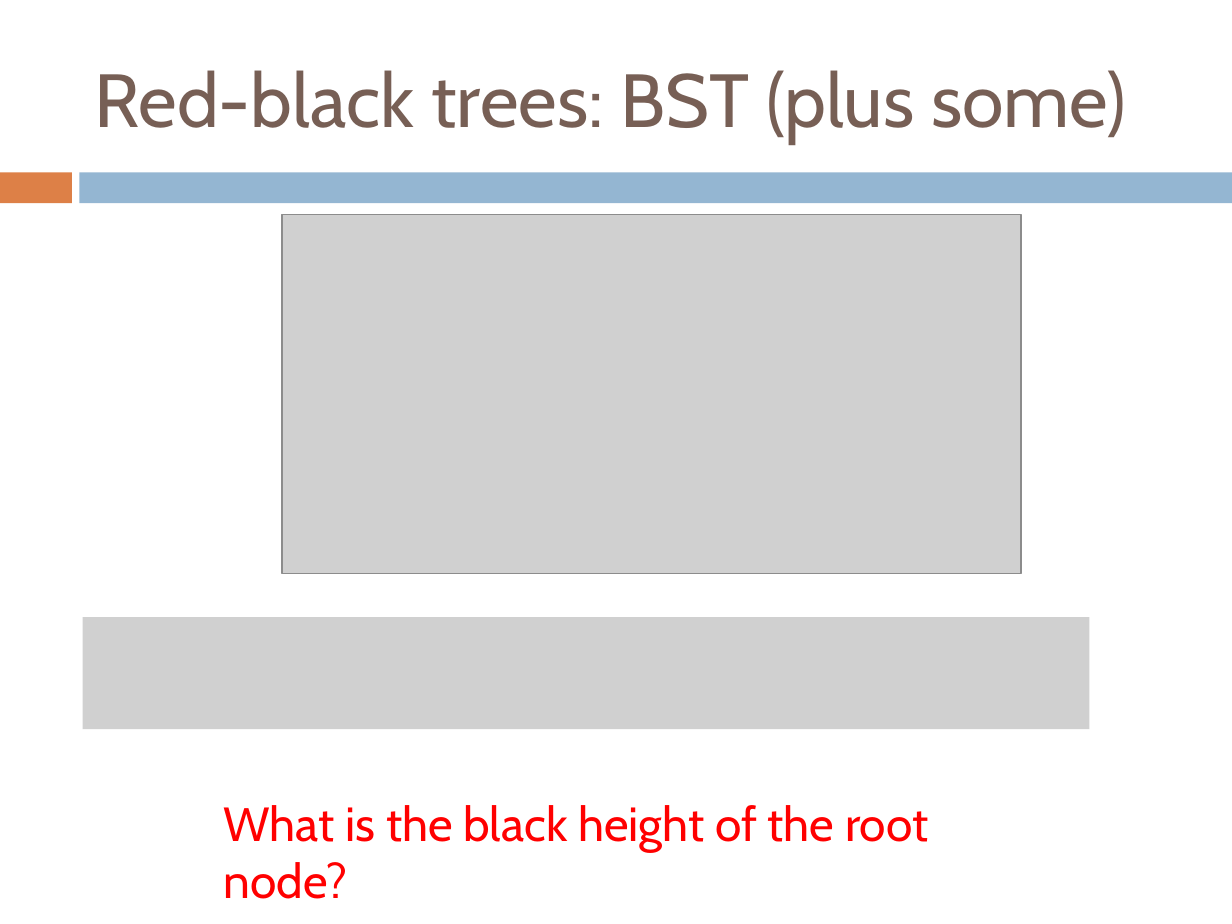
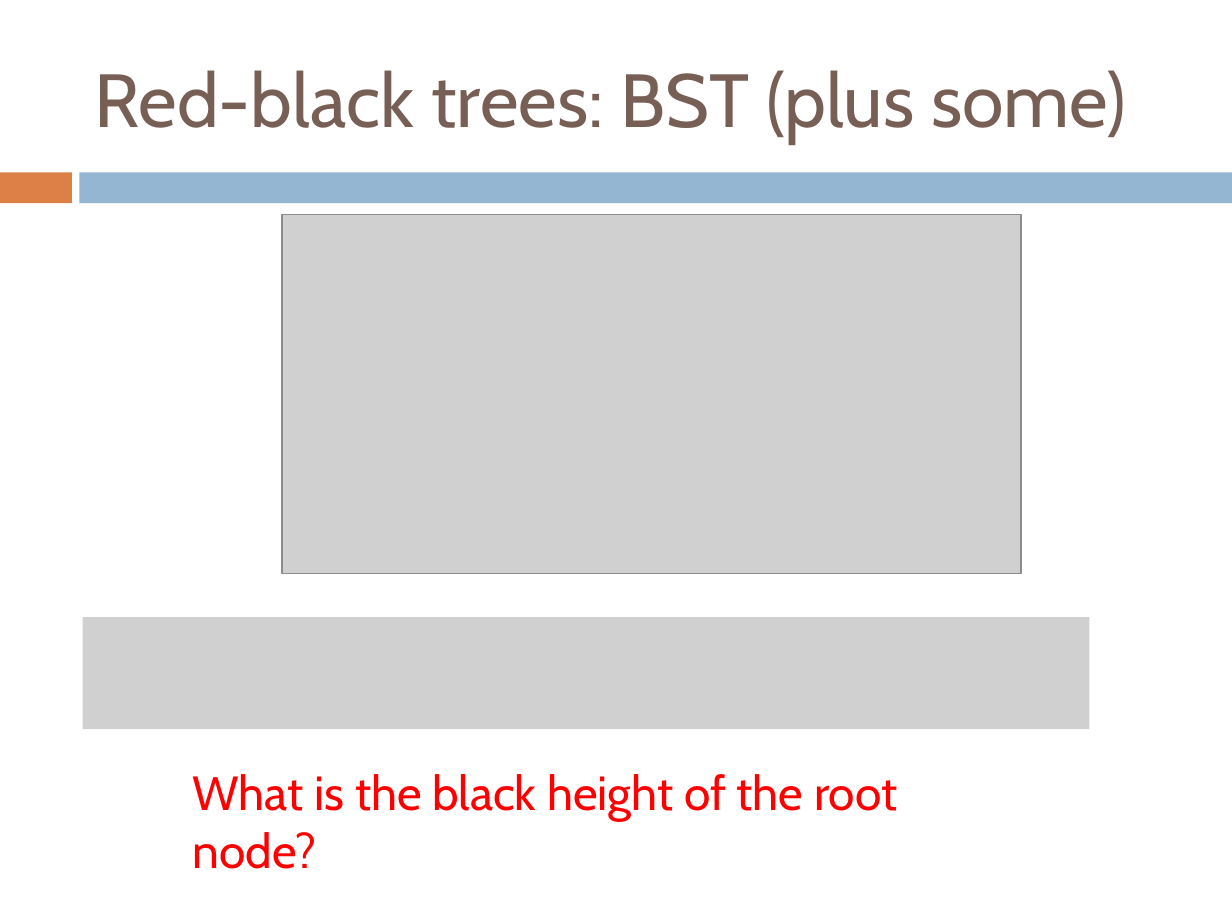
Before and after one commit to Collins-kariuk/Algorithms, a slide deck: slide 87 of Lectures/Lecture 07_Binary Search Trees.pptx (slide 89 before the commit). Drawn at 1232x924 pixels with LibreOffice and Linux fonts; fonts in the diff are those of the drawing; grey boxes stand for pictures. Boxes give left, top, right and bottom in pixels: in the first picture for what was removed or moved away, otherwise in the second. Text is boxed around its words. In the diff, an @@ line names an element or a change of style, - is before the commit and + after.

```diff
--- a/Lectures/Lecture 07_Binary Search Trees.pptx
+++ b/Lectures/Lecture 07_Binary Search Trees.pptx
@@ text "What is the black height ...": place and size @@
-text "What is the black height ..." at (224, 805, 928, 899)
+text "What is the black height ..." at (192, 774, 897, 869)
```
Also in this commit, not shown: 9 other slides changed, 2 slides removed.
